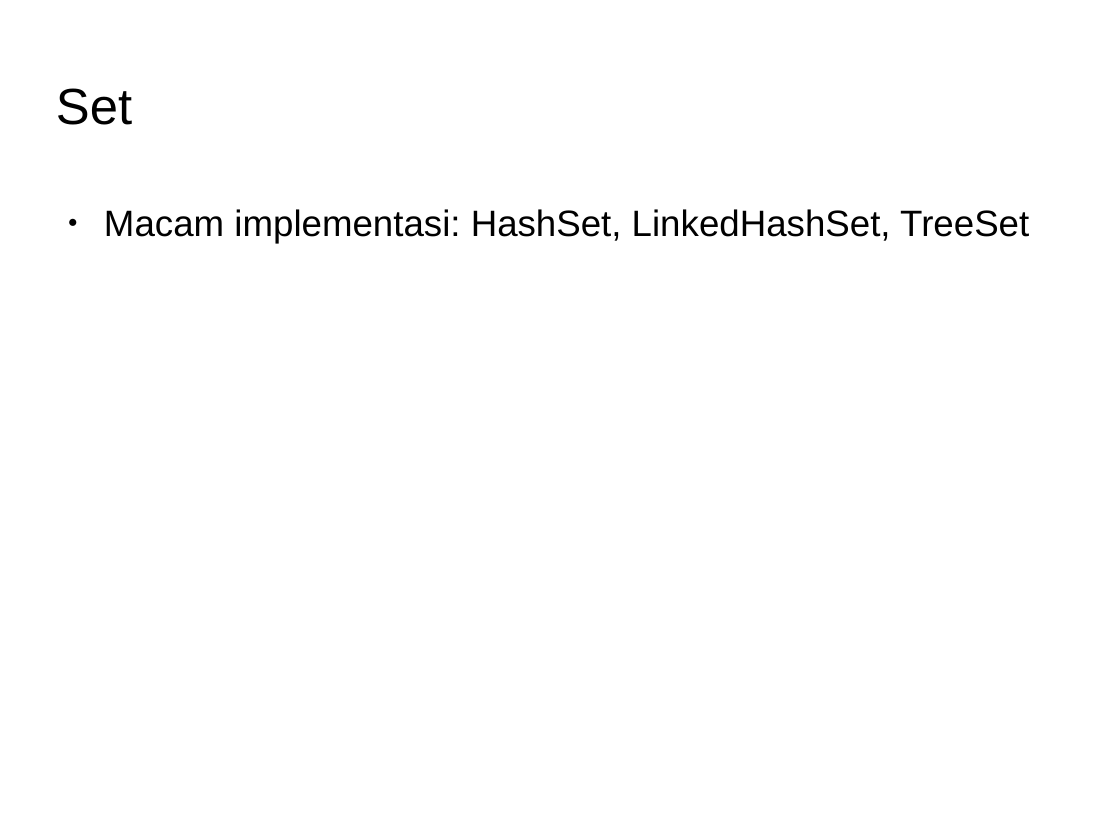
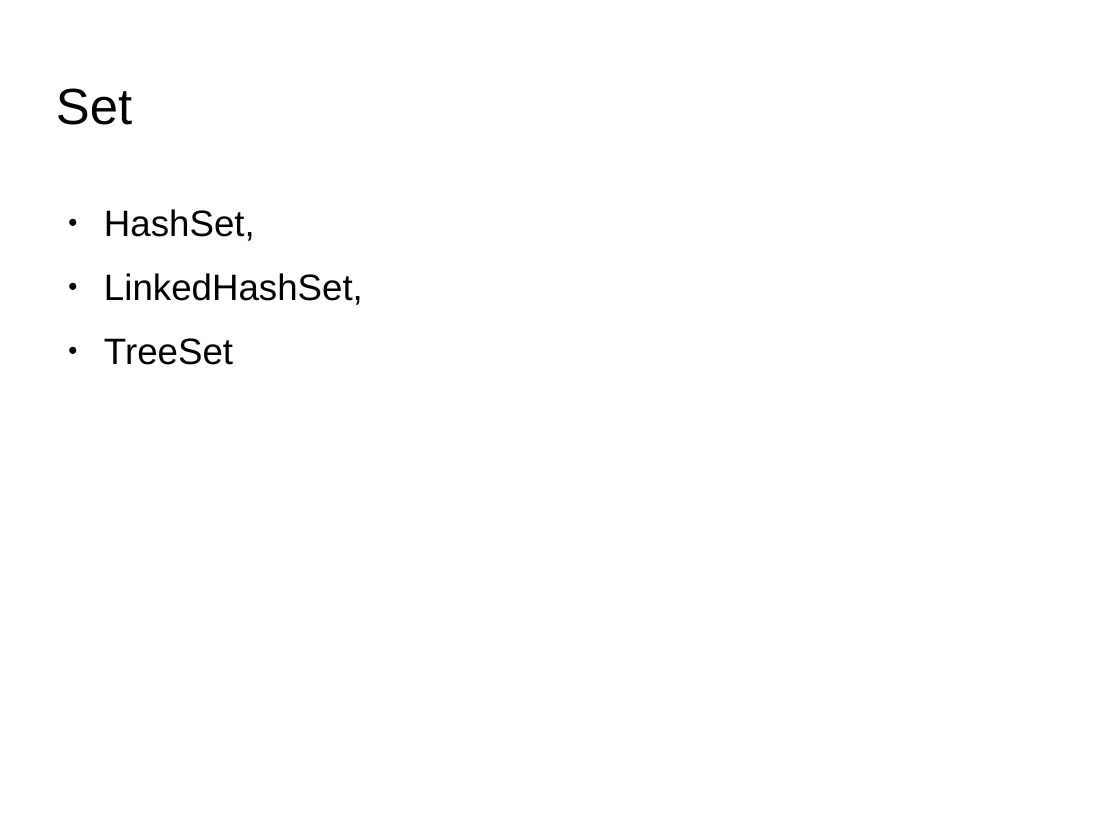
Before and after one commit to Dickyfathur7/pemrograman-komputer-2, a slide deck: slide 5 of collection/slide-collection.odp. Drawn at 1120x840 pixels with LibreOffice and Linux fonts; fonts in the diff are those of the drawing; background and template pictures are left out. Boxes give left, top, right and bottom in pixels: in the first picture for what was removed or moved away, otherwise in the second. Text is boxed around its words. In the diff, an @@ line names an element or a change of style, - is before the commit and + after.

```diff
--- a/collection/slide-collection.odp
+++ b/collection/slide-collection.odp
@@ text at <box>104,209,363,365</box>: text changed @@
-● Macam implementasi: HashSet, LinkedHashSet, TreeSet
+● HashSet,
+● LinkedHashSet,
+● TreeSet
```
Also in this commit, not shown: 2 other files.
